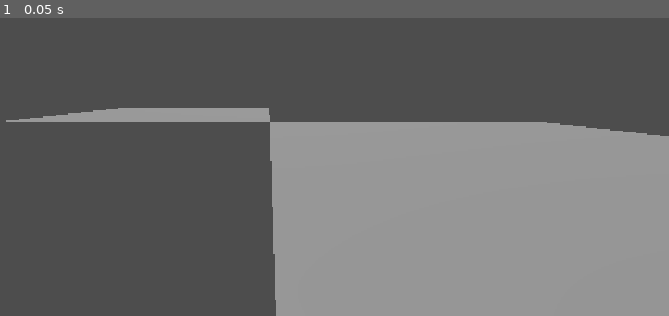
Above: before the commit, frame 1.
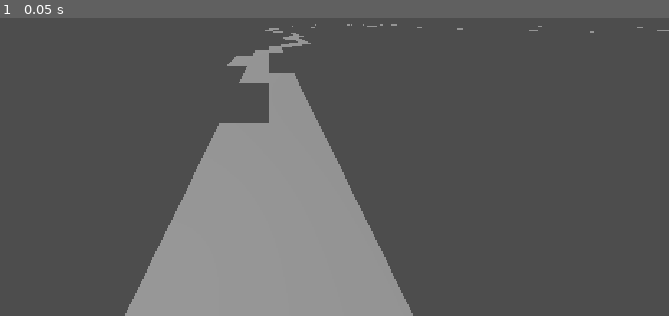
Above: after the commit, the same moment.

Repository: bingecraft-net/sandbox
Game: Godot game, scene res://scenes/game.tscn
Two runs of this game, one before a commit and one after it. Both use one fixed random seed, a clock stepped at 60 frames per second and the inputs below.
Inputs:
- Up to frame 1 (0.05 s): no input

The runs differ from the first frame. In frame 1, 42% of the frame differs, in the area x 0-100%, y 2-100%.

Commit message:
generate first 1000 cells

Diff:
--- a/scenes/game.gd
+++ b/scenes/game.gd
@@ -1,11 +1,38 @@
 extends Node3D
 
+@export var noise: FastNoiseLite = FastNoiseLite.new()
 
-# Called when the node enters the scene tree for the first time.
+@onready var grid_map: GridMap = $GridMap
+
+var length = 0
+var cursor = Vector2.ZERO
+var direction = Vector2.RIGHT
+
 func _ready() -> void:
-	pass # Replace with function body.
+	while length == 0 or cursor != Vector2.ZERO:
+		var v0 = noise.get_noise_2dv(cursor + Vector2.LEFT  / 2 + Vector2.UP / 2) >= 0
+		var v1 = noise.get_noise_2dv(cursor + Vector2.RIGHT / 2 + Vector2.UP / 2) >= 0
+		var v2 = noise.get_noise_2dv(cursor + Vector2.RIGHT / 2 + Vector2.DOWN / 2) >= 0
+		var v3 = noise.get_noise_2dv(cursor + Vector2.LEFT  / 2 + Vector2.DOWN / 2) >= 0
 
+		if v0 == v1 and v1 == v2 and v2 == v3:
+			push_error("Isoline does not intersect cell at position %s" % cursor)
+			return
 
-# Called every frame. 'delta' is the elapsed time since the previous frame.
-func _process(delta: float) -> void:
-	pass
+		grid_map.set_cell_item(Vector3i(cursor.x, 0, cursor.y), 0, 0)
+
+		if direction == Vector2.RIGHT:
+			direction = Vector2.UP if v0 != v1 else Vector2.RIGHT if v1 != v2 else Vector2.DOWN
+		elif direction == Vector2.UP:
+			direction = Vector2.LEFT if v0 != v3 else Vector2.UP if v0 != v1 else Vector2.RIGHT
+		elif direction == Vector2.LEFT:
+			direction = Vector2.DOWN if v2 != v3 else Vector2.LEFT if v0 != v3 else Vector2.UP
+		elif direction == Vector2.DOWN:
+			direction = Vector2.RIGHT if v1 != v2 else Vector2.DOWN if v2 != v3 else Vector2.LEFT
+
+		length += 1
+		cursor += direction
+
+		if length > 1000:
+			push_error("Isoline is too long, aborting")
+			return
--- a/scenes/game.tscn
+++ b/scenes/game.tscn
@@ -3,10 +3,13 @@
 [ext_resource type="Script" uid="uid://51rxfvjwk2yh" path="res://scenes/game.gd" id="1_uwrxv"]
 [ext_resource type="MeshLibrary" uid="uid://c3c7o3fpev1pp" path="res://scenes/mesh_library.tres" id="2_yqjtg"]
 
+[sub_resource type="FastNoiseLite" id="FastNoiseLite_yqjtg"]
+
 [sub_resource type="PhysicsMaterial" id="PhysicsMaterial_yqjtg"]
 
 [node name="Node3D" type="Node3D" unique_id=1950023273]
 script = ExtResource("1_uwrxv")
+noise = SubResource("FastNoiseLite_yqjtg")
 
 [node name="GridMap" type="GridMap" parent="." unique_id=1216066271]
 mesh_library = ExtResource("2_yqjtg")
@@ -16,7 +19,8 @@
 }
 
 [node name="Camera3D" type="Camera3D" parent="." unique_id=1305005161]
-transform = Transform3D(1, 0, 0, 0, 1, 0, 0, 0, 1, -0.0070548058, 1.2285247, 2.1326263)
+transform = Transform3D(-3.0908623e-08, 0.4665789, -0.8844796, -3.090862e-08, 0.8844796, 0.4665789, 1, 4.1759353e-08, -1.2916737e-08, 0, 4.593377, 0)
+fov = 120.0
 
 [node name="DirectionalLight3D" type="DirectionalLight3D" parent="." unique_id=1751863505]
 transform = Transform3D(1, 0, 0, 0, -0.23248641, 0.9725996, 0, -0.9725996, -0.23248641, 0, 2.7810218, -0.67634946)
